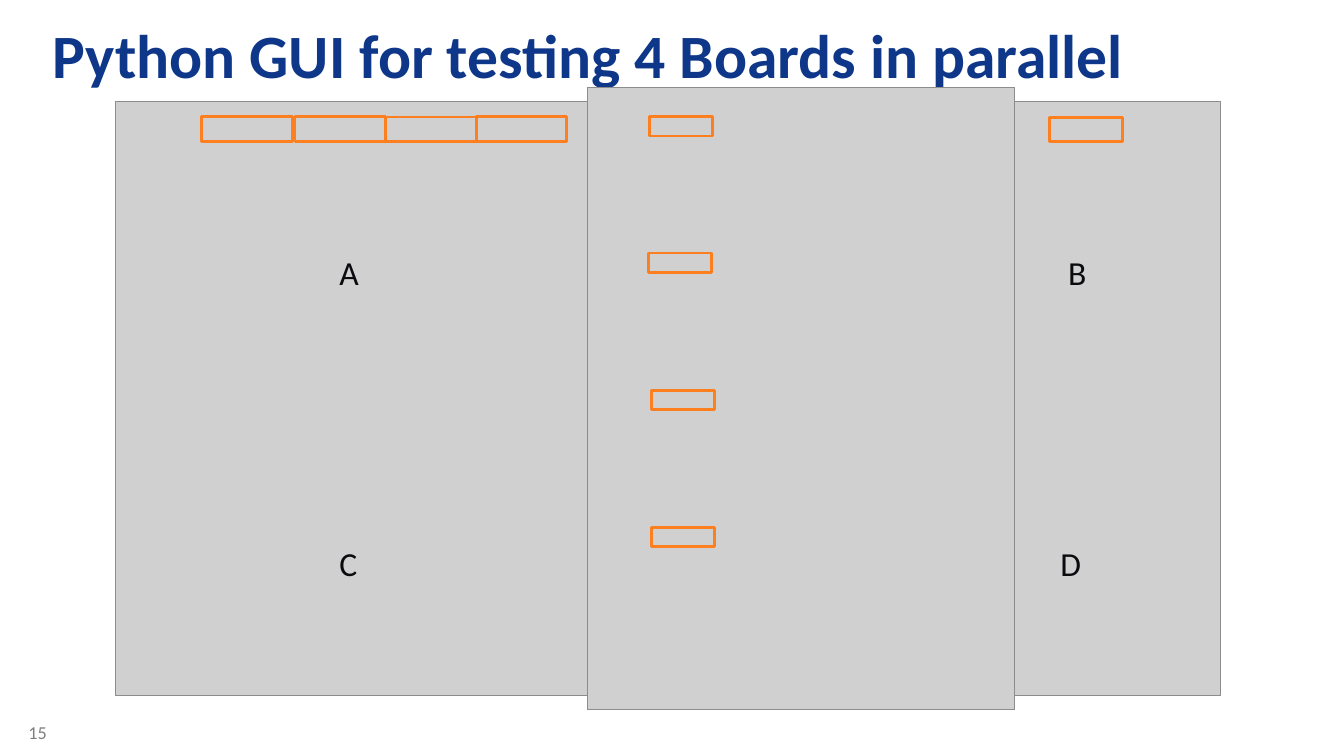
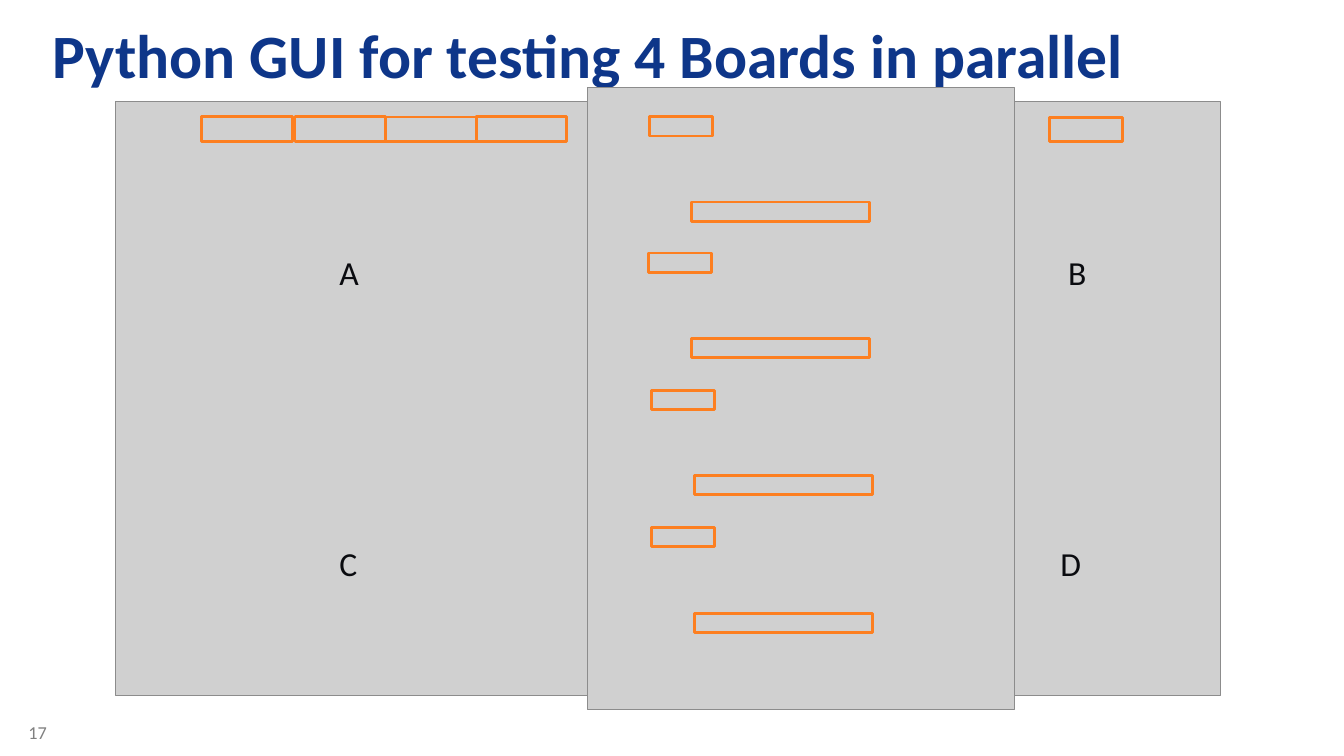
Before and after one commit to zabooh/T1S_Autoconf, a slide deck: slide 17 of T1S Autoconfig - Tooling.pptx (slide 15 before the commit). Drawn at 1344x756 pixels with LibreOffice and Linux fonts; fonts in the diff are those of the drawing; grey boxes stand for pictures; background and template pictures are left out. Boxes give left, top, right and bottom in pixels: in the first picture for what was removed or moved away, otherwise in the second. Text is boxed around its words. In the diff, an @@ line names an element or a change of style, - is before the commit and + after.

```diff
--- a/T1S Autoconfig - Tooling.pptx
+++ b/T1S Autoconfig - Tooling.pptx
@@ rectangle added at (x1=692, y1=202, x2=869, y2=221), outline #FD7F20 2 pt @@
@@ rectangle added at (x1=692, y1=339, x2=869, y2=358), outline #FD7F20 2 pt @@
@@ rectangle added at (x1=695, y1=476, x2=872, y2=495), outline #FD7F20 2 pt @@
@@ rectangle added at (x1=695, y1=614, x2=872, y2=633), outline #FD7F20 2 pt @@
@@ page number at (x1=28, y1=727, x2=46, y2=739): text changed @@
-15
+17
```
Also in this commit, not shown: 3 other slides changed, 2 slides added.
